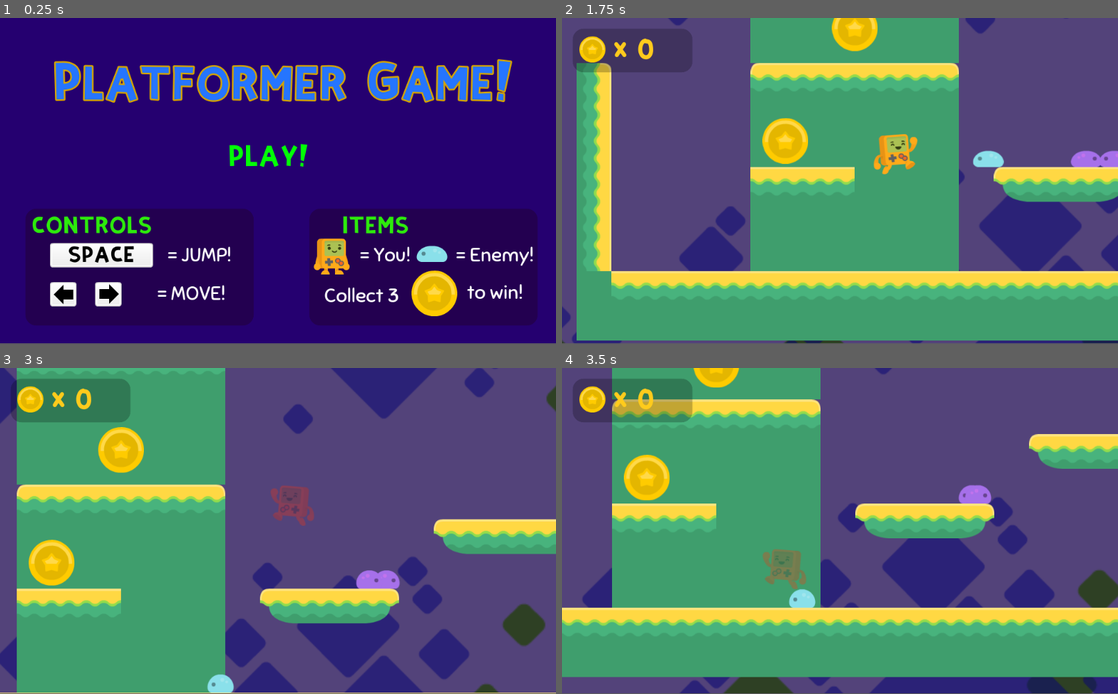
Above: before the commit, frames 1-4 (two rows, left to right).
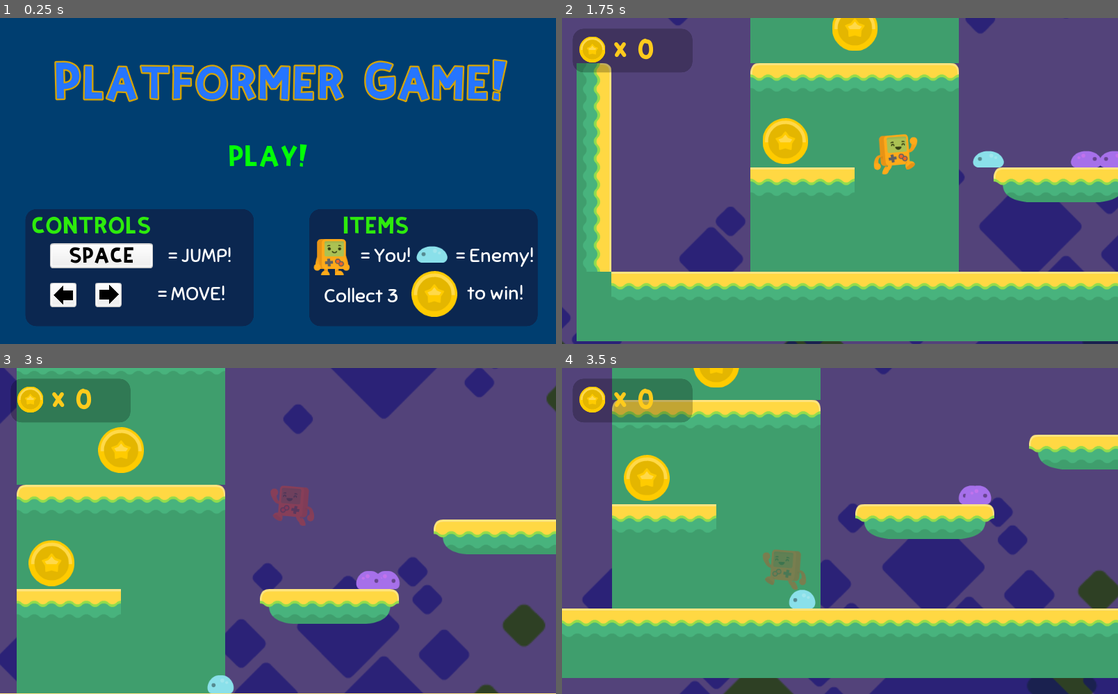
Above: after the commit, the same moments.

Repository: lspedalieri/godot-simple-platform
Game: Godot game, scene res://TitleMenu.tscn
The game is run twice, just before and just after one commit, with the same random seed, the same clock (stepped at 60 frames per second) and the same inputs.
Inputs:
- Up to frame 1 (0.25 s): no input
- Up to frame 2 (1.75 s): click "PLAY!" at 0.5 s; hold D (right_keys) from 1.28 s (still down); tap Space (jump_keys) at 1.52 s
- Up to frame 3 (3 s): tap Space (jump_keys) at 2.27 s; release D (right_keys) at 2.78 s; hold Left (left_keys) from 2.78 s (still down)
- Up to frame 4 (3.5 s): keep holding Left (left_keys)
In our replay, the window is 800x468 before the commit and 800x469 after it. These sizes can differ from the game's own. Grey fills any space a smaller window leaves; there, only what the larger window draws over its background counts as a difference.

The runs differ from the first frame. In frame 1, 92% of the frame differs, in the area x 0-100%, y 0-100%; in frame 2, 2.0%; in frame 3, 1.2%; in frame 4, 2.5%.

Commit message:
Part 17 - Fix resolution and stretch screen issue

Diff:
--- a/TitleMenu.tscn
+++ b/TitleMenu.tscn
@@ -48,7 +48,7 @@
 [node name="ColorRect" type="ColorRect" parent="."]
 margin_right = 1024.0
 margin_bottom = 600.0
-color = Color( 0.14902, 0, 0.443137, 1 )
+color = Color( 0, 0.247059, 0.443137, 1 )
 
 [node name="Label" type="Label" parent="."]
 margin_left = 98.0
--- a/project.godot
+++ b/project.godot
@@ -13,6 +13,11 @@
 config/name="simple platform again"
 run/main_scene="res://TitleMenu.tscn"
 config/icon="res://icon.png"
+
+[display]
+
+window/size/resizable=false
+window/stretch/mode="2d"
 
 [input]
 
Not shown, added: export_presets.cfg
